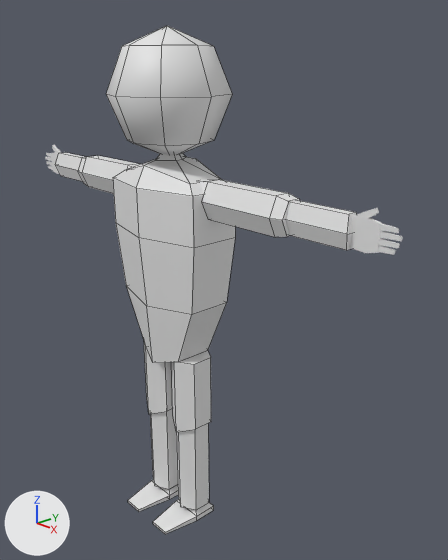
The Blender file raw/placeholders.blend, before and after one commit.
The view is the same before and after, from a camera (50 mm lens) standing at (1.571, -1.221, 1.593) and looking at (0.143, 0.097, 0.905). Lighting does not change. The marker at lower left points along +X, +Y and +Z. Mesh edges are drawn as thin lines on the coarser meshes.

The first picture shows 'Character', 'Character.001', 'Character.002', 'Character.003', 'Character.004', 'Character.005', 'Character.006', 'Character.007', 'Character.015', 'Character.016', 'Character.019', 'Head'.
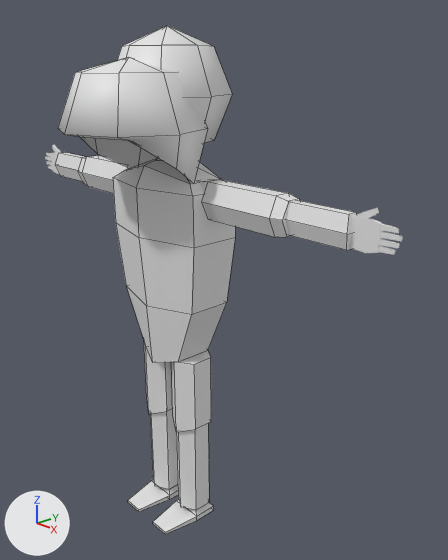
What the commit changed:
Mesh me_cylinder_009 is new.
It has 25 vertices, 24 faces and spans x -0.212..0.233, y -0.37..0.075, z 1.245..1.599.
It uses material mat_material_001 (its picture is missing).
Object 'Casque' (ob_casque) is new; it shows me_cylinder_009.
Its location is (0.0, 0.0, 0.0).

Boxes [x1, y1, x2, y2] around the edits, measured in the pictures (448 x 560 px):
'Casque', added: after [58, 58, 208, 182]
